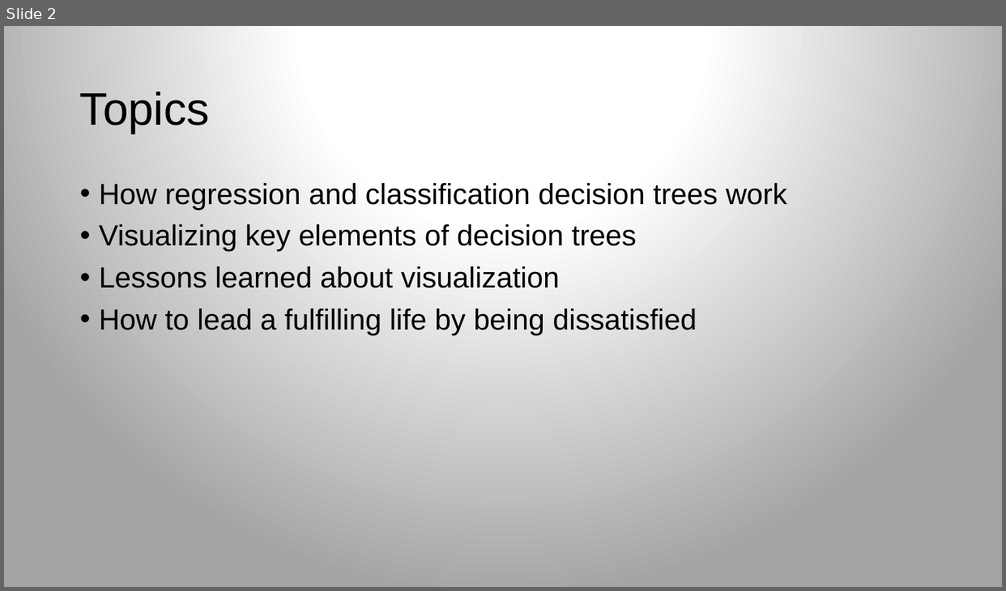
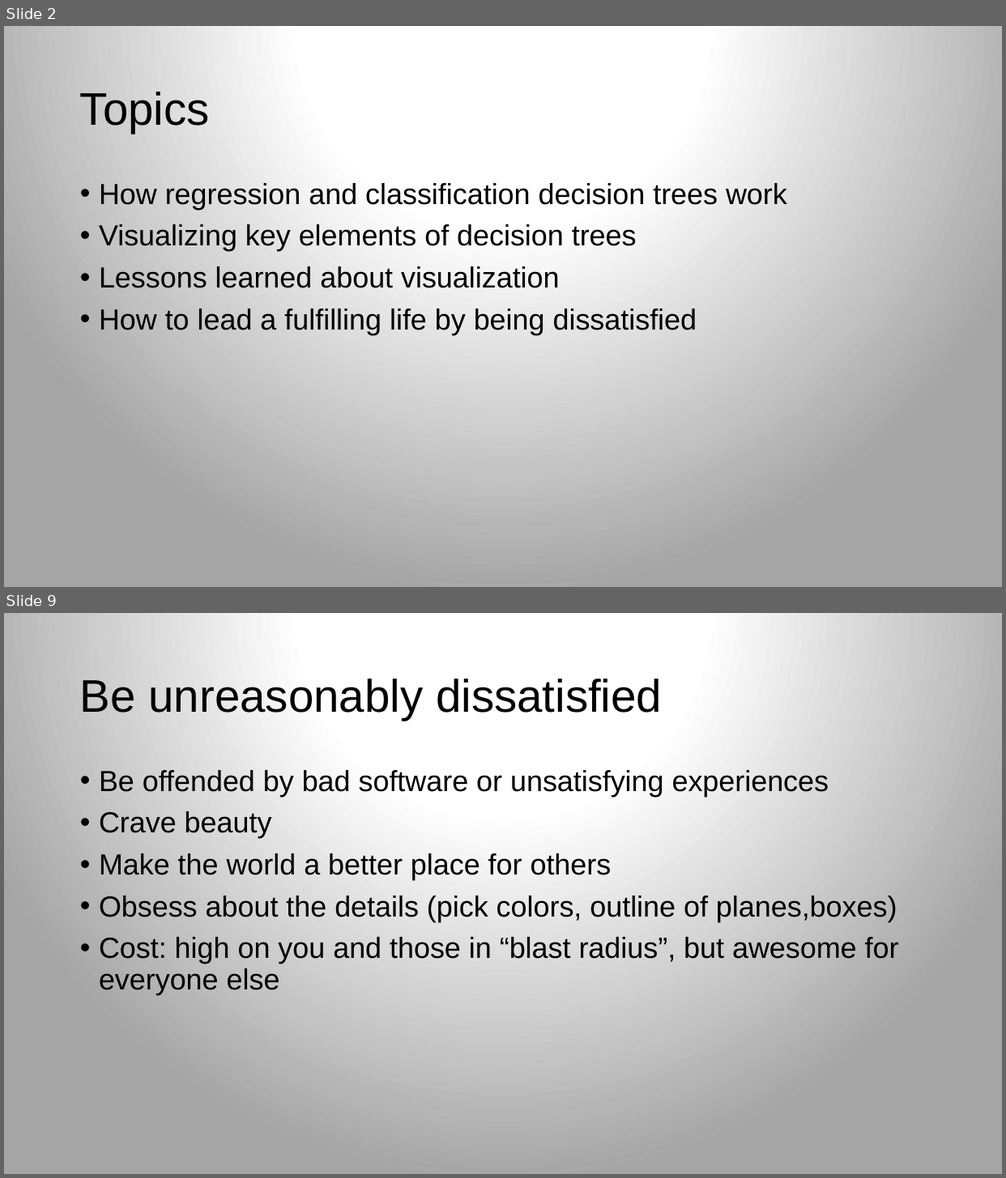
Before and after one commit to rspadim/dtreeviz, a slide deck: talk/dtreeviz.pptx. Shown one above the other, each under a label of ours: slide 2 before the commit, slides 2 and 9 after it; the slides between them are not shown. The pictures are 1006x591 and 1006x1178 pixels, drawn with LibreOffice and Linux fonts; fonts in the diff are those of the drawing; background and template pictures are left out. Boxes give left, top, right and bottom in pixels: in the first picture for what was removed or moved away, otherwise in the second. Text is boxed around its words. In the diff, an @@ line names an element or a change of style, - is before the commit and + after.

```diff
--- a/talk/dtreeviz.pptx
+++ b/talk/dtreeviz.pptx
@@ slide 9 added at [4, 613, 1002, 1174], background gradient #FFFFFF to #A5A5A5 @@
@@ title added at [80, 679, 662, 720], 44 pt, text #000000 @@
+Be unreasonably dissatisfied
@@ text added at [99, 770, 899, 995], 28 pt, text #000000 @@
+• Be offended by bad software or unsatisfying experiences
+• Crave beauty
+• Make the world a better place for others
+• Obsess about the details (pick colors, outline of planes,boxes)
+• Cost: high on you and those in “blast radius”, but awesome for everyone else
```
Also in this commit, not shown: 1 slide changed, 9 other slides added, 2 other files.
